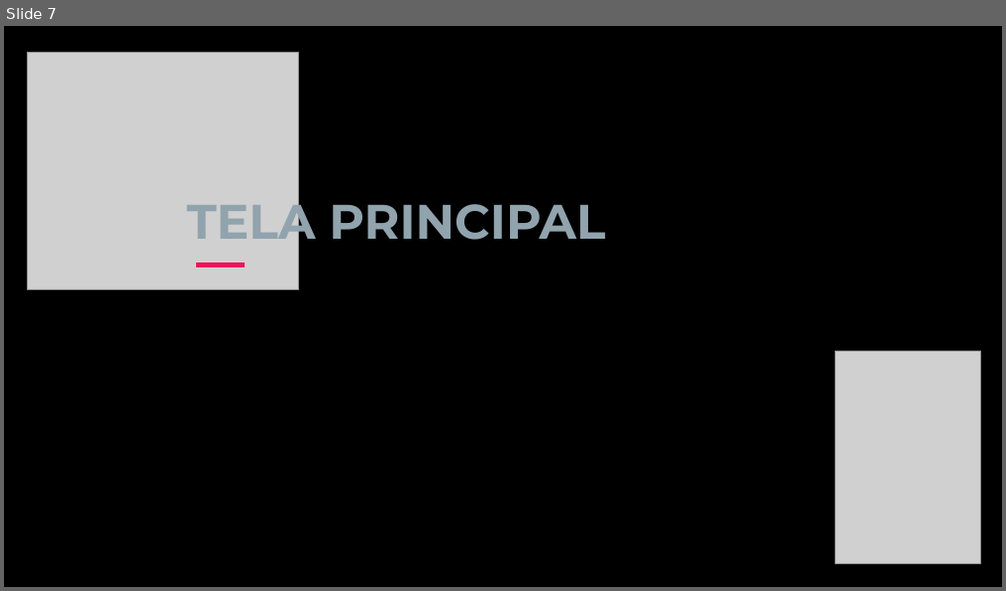
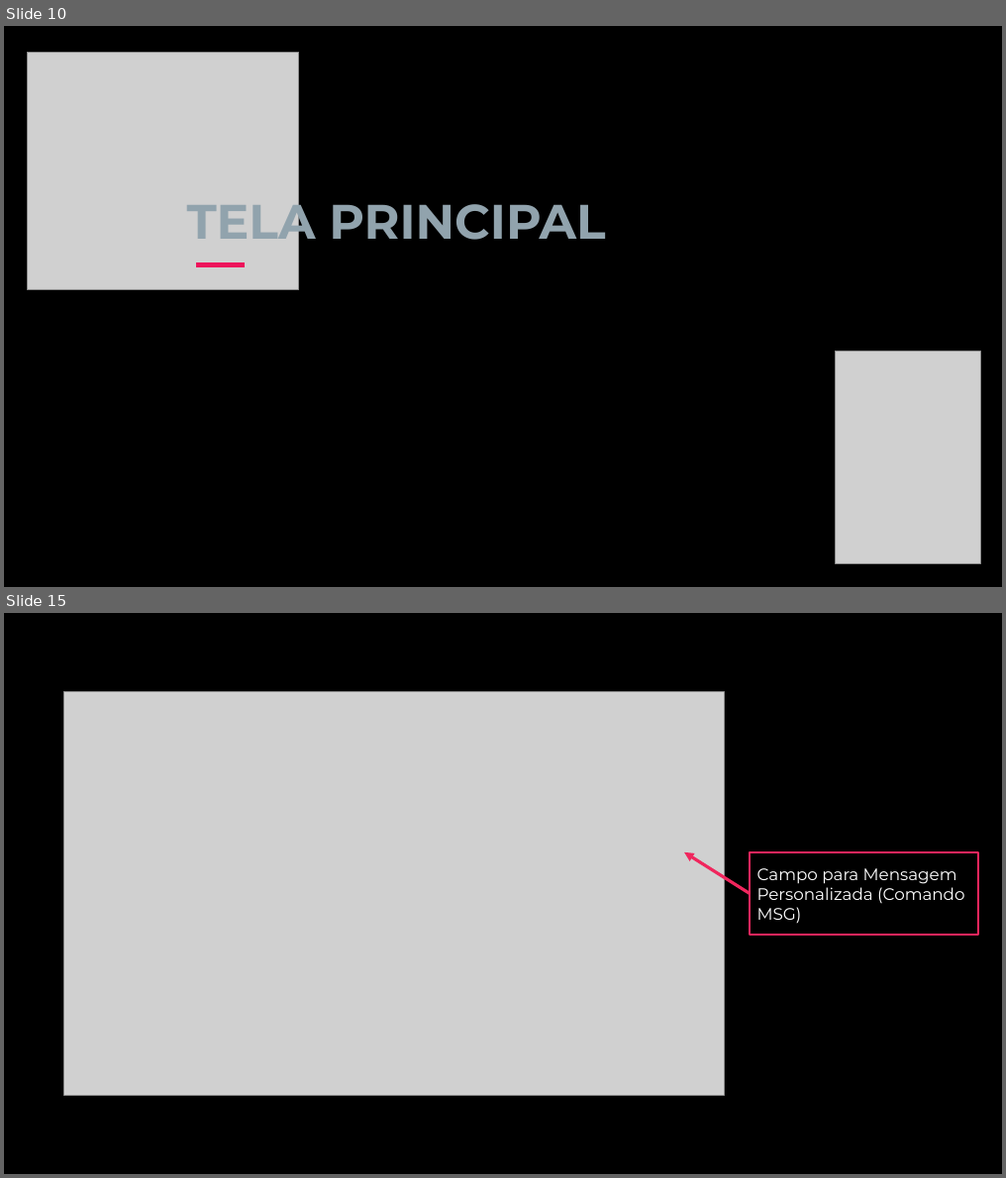
Before and after one commit to ryanbritodev/bats-fiap, a slide deck: ajuda/AutoLab.pptx. Shown one above the other, each under a label of ours: slide 7 before the commit, slides 10 and 15 after it; the slides between them are not shown. The pictures are 1006x591 and 1006x1178 pixels, drawn with LibreOffice and Linux fonts; fonts in the diff are those of the drawing; grey boxes stand for pictures; background and template pictures are left out. Boxes give left, top, right and bottom in pixels: in the first picture for what was removed or moved away, otherwise in the second. Text is boxed around its words. In the diff, an @@ line names an element or a change of style, - is before the commit and + after.

```diff
--- a/ajuda/AutoLab.pptx
+++ b/ajuda/AutoLab.pptx
@@ slide 15 added at [4,613,1002,1174], background picture (left out) @@
@@ picture added at [63,692,725,1096] @@
@@ arrow added from (749, 894) to (684, 853), #F0265D 3 pt @@
@@ rectangle added at [749,853,978,935], outline #F0265D 2.25 pt, 16 pt, text #FFFFFF @@
+Campo para Mensagem Personalizada (Comando MSG)
@@ what was slide 7 is now slide 10 @@
```
Also in this commit, not shown: 3 slides changed, 12 other slides added, 3 slides removed.
